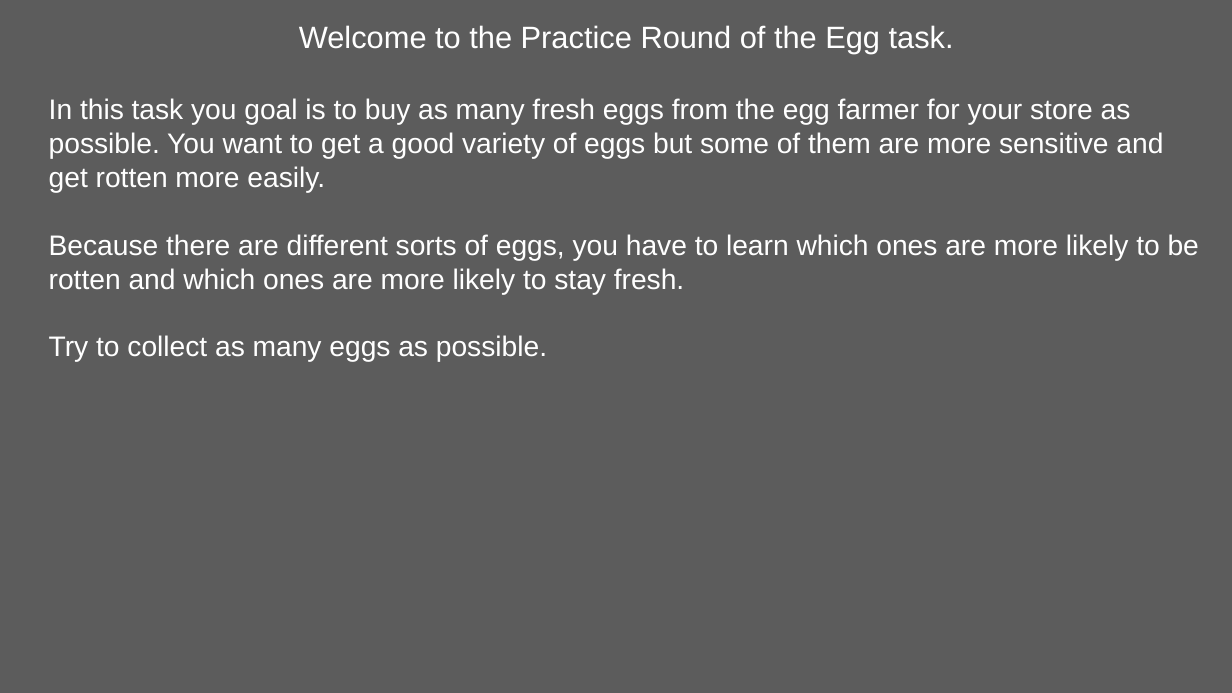
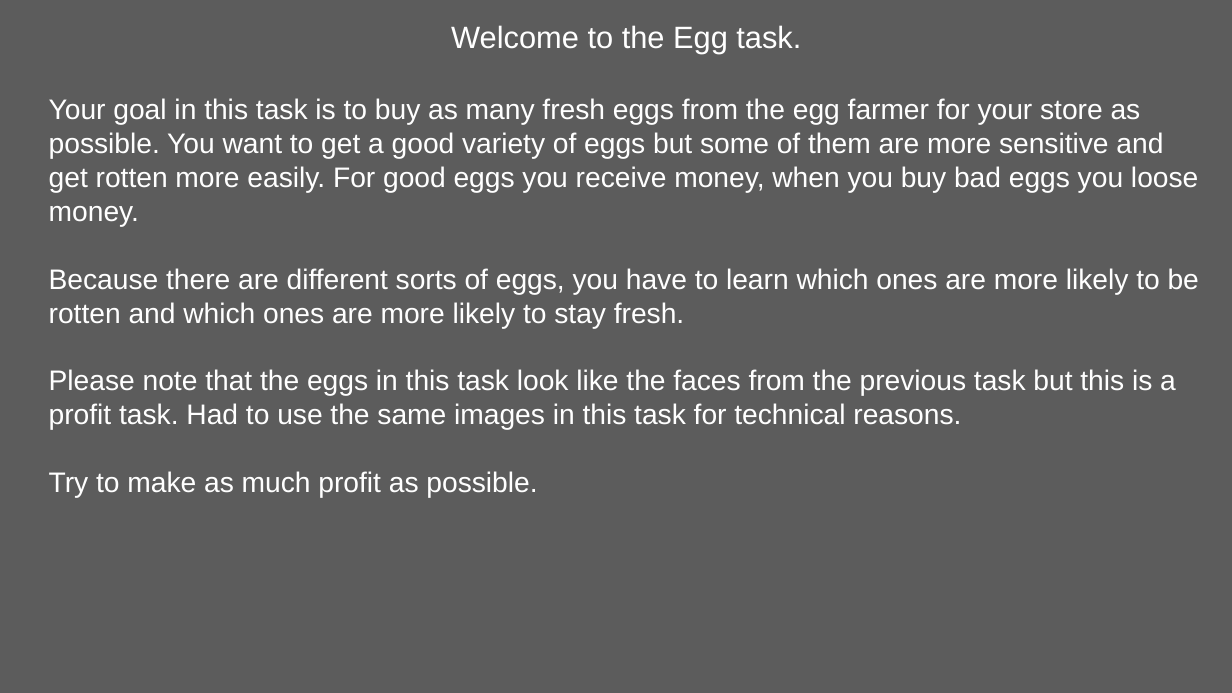
Before and after one commit to kwellstein/social_affective_prediction_task, a slide deck: slide 3 of control_task/stimuli/originals_SAPC_Task.pptx. Drawn at 1232x693 pixels with LibreOffice and Linux fonts; fonts in the diff are those of the drawing. Boxes give left, top, right and bottom in pixels: in the first picture for what was removed or moved away, otherwise in the second. Text is boxed around its words. In the diff, an @@ line names an element or a change of style, - is before the commit and + after.

```diff
--- a/control_task/stimuli/originals_SAPC_Task.pptx
+++ b/control_task/stimuli/originals_SAPC_Task.pptx
@@ text at <box>49,25,1198,227</box>: text changed @@
-Welcome to the Practice Round of the Egg task.
-In this task you goal is to buy as many fresh eggs from the egg farmer for your store as possible. You want to get a good variety of eggs but some of them are more sensitive and get rotten more easily.
+Welcome to the Egg task.
+Your goal in this task is to buy as many fresh eggs from the egg farmer for your store as possible. You want to get a good variety of eggs but some of them are more sensitive and get rotten more easily. For good eggs you receive money, when you buy bad eggs you loose money.
@@ text at <box>49,369,1176,498</box>: text changed @@
-Try to collect as many eggs as possible.
+Please note that the eggs in this task look like the faces from the previous task but this is a profit task. Had to use the same images in this task for technical reasons.
+Try to make as much profit as possible.
```
Also in this commit, not shown: 2 other slides changed, 8 slides added, 25 slides removed, 50 other files.
